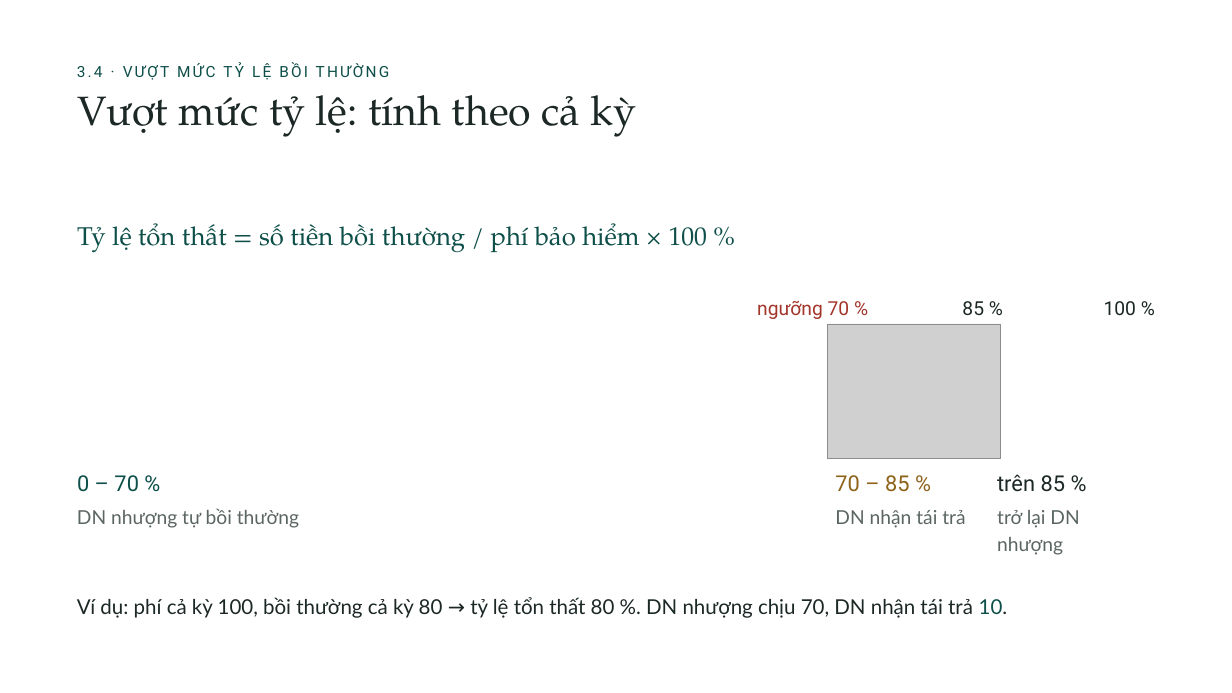
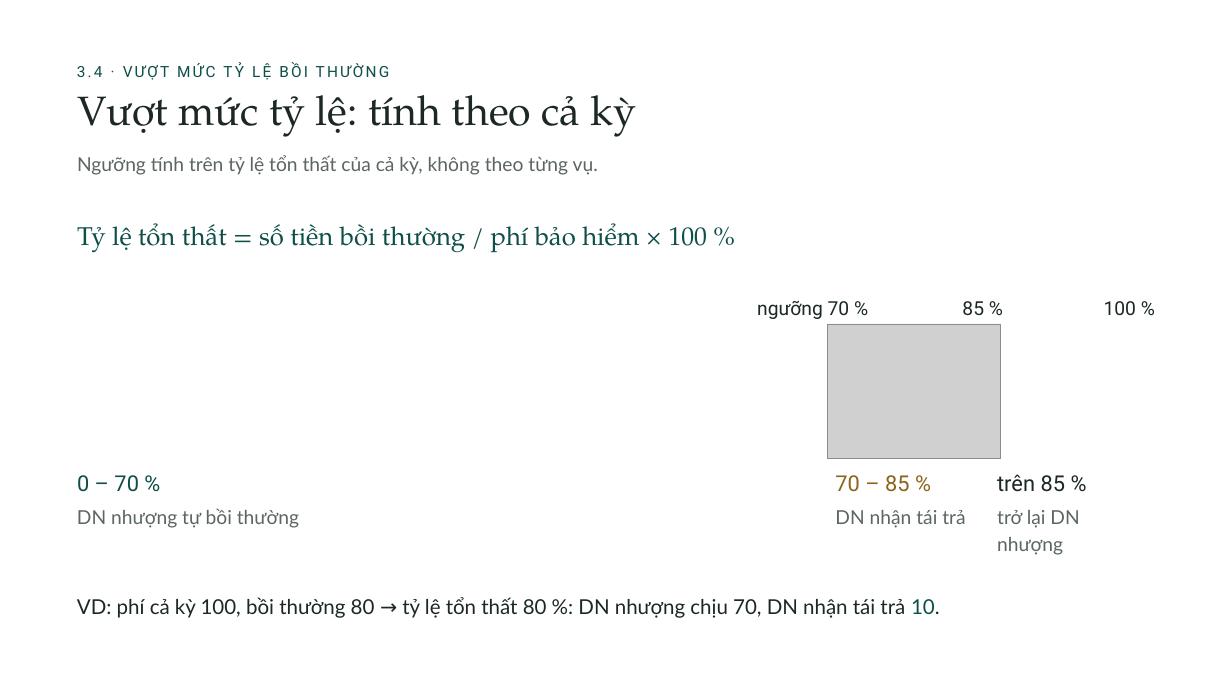
Before and after one commit to tranquanghaofake-dotcom/Law, a slide deck: slide 38 of docs/bai/ch3-bao-hiem-thuong-mai/bao-hiem-thuong-mai.pptx. Drawn at 1232x693 pixels with LibreOffice and Linux fonts; fonts in the diff are those of the drawing; grey boxes stand for pictures; background and template pictures are left out. Boxes give left, top, right and bottom in pixels: in the first picture for what was removed or moved away, otherwise in the second. Text is boxed around its words. In the diff, an @@ line names an element or a change of style, - is before the commit and + after.

```diff
--- a/docs/bai/ch3-bao-hiem-thuong-mai/bao-hiem-thuong-mai.pptx
+++ b/docs/bai/ch3-bao-hiem-thuong-mai/bao-hiem-thuong-mai.pptx
@@ text added at [77,155,598,175], 15 pt, text #5B6663 @@
+Ngưỡng tính trên tỷ lệ tổn thất của cả kỳ, không theo từng vụ.
@@ text "ngưỡng 70 %" at [757,300,850,319]: text colour #A3362B to #1C2826 @@
@@ text at [77,597,940,618]: text changed @@
-Ví dụ: phí cả kỳ 100, bồi thường cả kỳ 80 → tỷ lệ tổn thất 80 %. DN nhượng chịu 70, DN nhận tái trả 10.
+VD: phí cả kỳ 100, bồi thường 80 → tỷ lệ tổn thất 80 %: DN nhượng chịu 70, DN nhận tái trả 10.
```
Also in this commit, not shown: 30 other slides changed, 18 other files.
